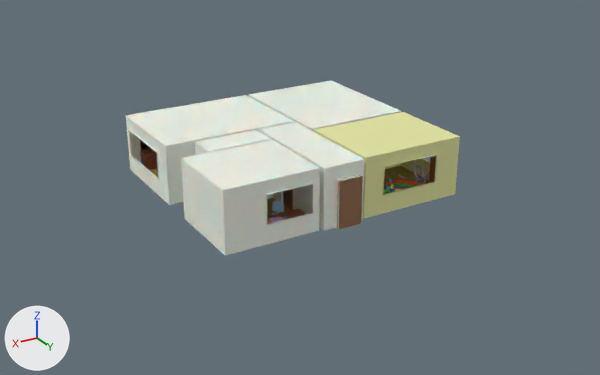
The Blender file Assets/FBX/House.blend, before and after one commit.
Before and after are seen from a 50 mm lens placed at (127.2, 207.2, 105.1), pointed at (-7.7, -17.6, -7.3). Lighting does not change. The marker at lower left points along +X, +Y and +Z.

The first picture shows 'Blocks', 'Books 5', 'Car track', 'Chair', 'Commode', 'Cube', 'Desk', 'Front Door', 'Mat', 'Walls'.
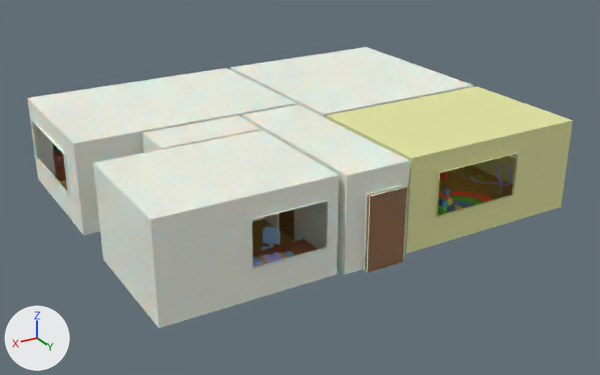
Location of each change, [x1, y1, x2, y2] in pixels of the pictures (600 x 375 px; the box of a moved part takes in the faces that stretch with it):
'Walls', reshaped, moved, rescaled (63% wider, 60% taller): before [126, 81, 460, 256]; after [27, 47, 573, 328]
'Front Door', moved, rescaled (59% wider, 60% taller): before [337, 175, 363, 229]; after [365, 185, 407, 272]
'Mat', moved, rescaled: before [384, 180, 423, 191]; after [438, 191, 495, 211]
'Desk', moved, rescaled: before [267, 208, 306, 219]; after [253, 239, 317, 265]
'Commode', moved, rescaled: before [140, 149, 158, 170]; after [53, 150, 66, 181]
'Chair', moved, rescaled (54% wider, 67% taller): before [272, 201, 284, 215]; after [261, 226, 280, 250]
'Blocks', moved, rescaled: before [384, 178, 395, 194]; after [437, 188, 455, 216]
'Books 5', moved, rescaled (87% wider, 89% taller): before [267, 216, 289, 224]; after [253, 251, 295, 267]
'Car track', moved, rescaled: before [398, 165, 429, 185]; after [470, 164, 513, 194]
'Cube', moved, rescaled: before [140, 140, 151, 151]; after [53, 144, 59, 151]
part 1 of me_cube_017, moved or reshaped: before [126, 95, 320, 256]; after [27, 68, 339, 328]
part 2 of me_cube_017, moved or reshaped: before [249, 81, 460, 218]; after [231, 47, 573, 254]

The change, as a list of edits to the scene's bpy script:
```text
Change me_cube_017:
    where me_cube_017.from_pydata(...)  # 136 vertices, 116 faces; spans x -18.2..3.5, y -16.1..3.9, z 0.0..5.1
    used by ob_walls; location = (23.2, 1.3, -7.0); scale = (4.0, 4.0, 4.0)
    me_cube_017 part 1: all 16 vertices in x 3.3..3.5, y -15.9..3.3, z 0.0..5.1 are moved by (1.1, 0.0, 0.0)
    me_cube_017 part 2: all 16 vertices in x -18.2..-18.1, y -15.9..3.3, z 0.0..5.1 are moved by (-1.6, 0.0, 0.0)
Change ob_desk:
    ob_desk.location: (16.1, 11.6, -7.0) -> (27.5, 28.9, -11.6)
    ob_desk.scale: (4.0, 4.0, 4.0) -> (6.0, 6.0, 6.0)
Change ob_chair:
    ob_chair.location: (14.2, 5.4, -7.0) -> (24.7, 19.5, -11.6)
    ob_chair.scale: (4.0, 4.0, 4.0) -> (6.0, 6.0, 6.0)
Change ob_walls:
    ob_walls.location: (23.2, 1.3, -7.0) -> (38.2, 13.3, -11.6)
    ob_walls.scale: (4.0, 4.0, 4.0) -> (6.0, 6.0, 6.0)
Change ob_books_5:
    ob_books_5.location: (18.5, 13.2, -0.9) -> (31.3, 31.2, -2.5)
    ob_books_5.scale: (4.0, 4.0, 4.0) -> (6.0, 6.0, 6.0)
Change ob_blocks:
    ob_blocks.location: (-26.4, 7.9, -7.0) -> (-37.7, 23.2, -11.6)
    ob_blocks.scale: (4.0, 4.0, 4.0) -> (6.0, 6.0, 6.0)
Change ob_car_track:
    ob_car_track.location: (-41.9, 3.0, -7.0) -> (-68.9, 16.0, -11.6)
    ob_car_track.scale: (4.0, 4.0, 4.0) -> (6.0, 6.0, 6.0)
Change ob_mat:
    ob_mat.location: (-30.6, 3.0, -7.8) -> (-42.5, 16.0, -12.9)
    ob_mat.scale: (4.0, 4.0, 4.0) -> (6.0, 6.0, 6.0)
Change ob_front_door:
    ob_front_door.location: (-0.7, 16.4, 1.0) -> (2.4, 36.0, 0.4)
    ob_front_door.scale: (4.0, -4.0, 4.0) -> (6.0, -6.0, 6.0)
Change ob_cube:
    ob_cube.location: (24.0, -62.1, 4.1) -> (45.9, -81.7, 5.1)
    ob_cube.scale: (1.0, 1.0, 1.0) -> (1.5, 1.5, 1.5)
Change ob_commode:
    ob_commode.location: (23.9, -60.3, -7.0) -> (45.8, -78.9, -11.6)
    ob_commode.scale: (4.0, 4.0, 4.0) -> (6.0, 6.0, 6.0)
```
